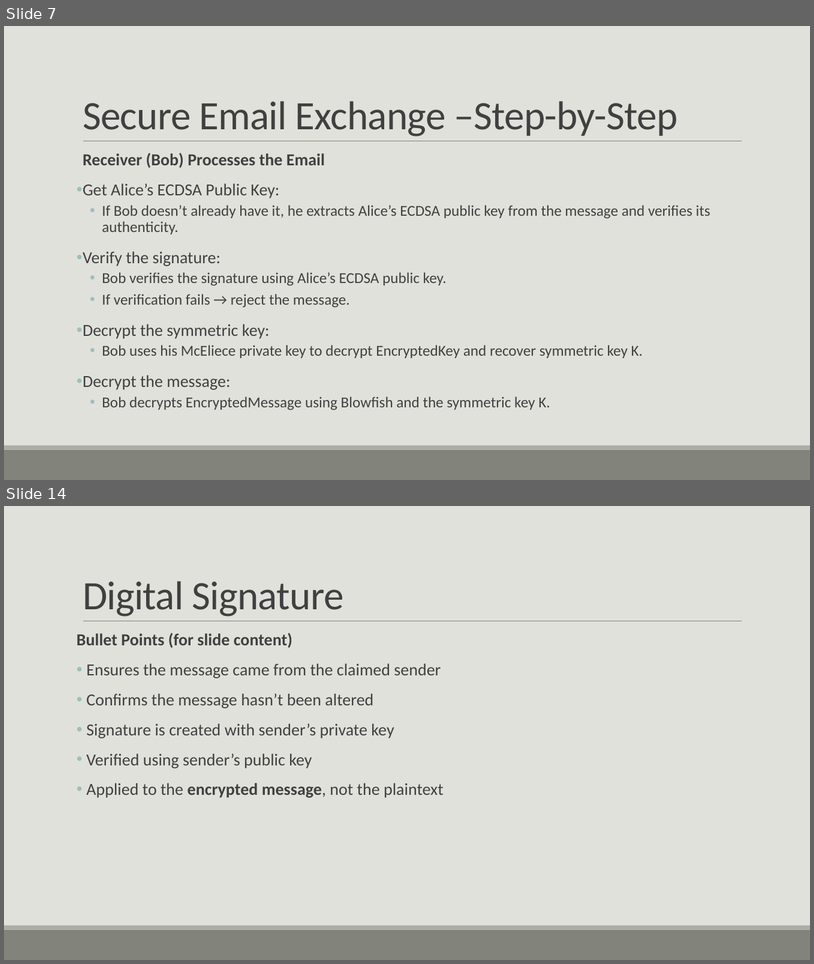
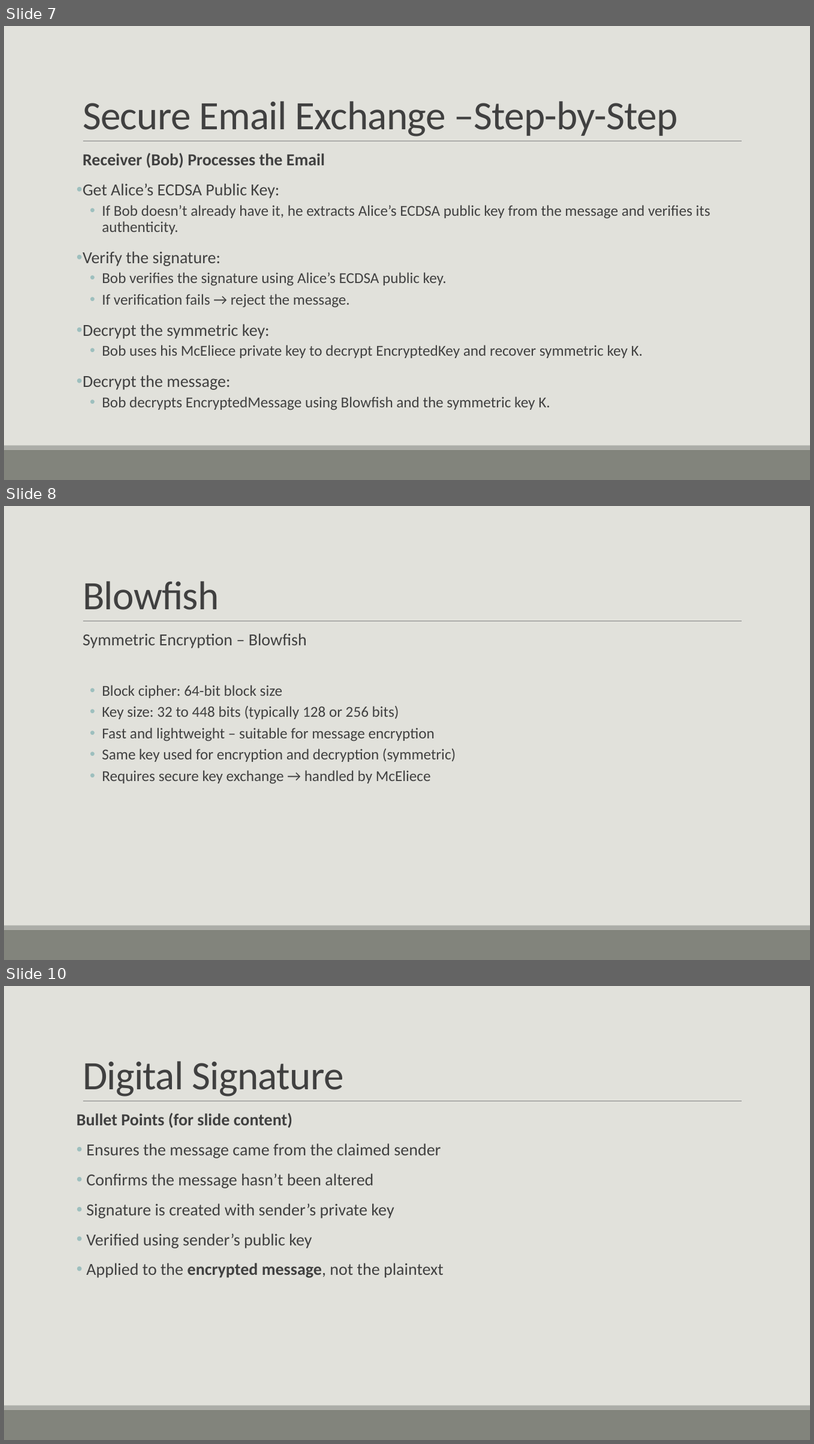
Before and after one commit to ShlomiFridman/CryptoProject2025, a slide deck: CryptoPresentation_Shahar.pptx. Shown one above the other, each under a label of ours: slides 7 and 14 before the commit, slides 7, 8 and 10 after it; the slides between them are not shown. The pictures are 814x964 and 814x1444 pixels, drawn with LibreOffice and Linux fonts; fonts in the diff are those of the drawing. Boxes give left, top, right and bottom in pixels: in the first picture for what was removed or moved away, otherwise in the second. Text is boxed around its words. In the diff, an @@ line names an element or a change of style, - is before the commit and + after.

```diff
--- a/CryptoPresentation_Shahar.pptx
+++ b/CryptoPresentation_Shahar.pptx
@@ slide 8 added at box(4, 506, 810, 960), background #E1E1DB; not listed: 3 template elements that a slide beside it also shows @@
@@ title added at box(83, 581, 219, 610), 48 pt, text #404040 @@
+Blowfish
@@ text added at box(83, 633, 456, 784), 18 pt, text #404040 @@
+  Symmetric Encryption – Blowfish
+  • Block cipher: 64-bit block size
+  • Key size: 32 to 448 bits (typically 128 or 256 bits)
+  • Fast and lightweight – suitable for message encryption
+  • Same key used for encryption and decryption (symmetric)
+  • Requires secure key exchange → handled by McEliece
@@ what was slide 14 is now slide 10 @@
```
Also in this commit, not shown: 2 slides changed.
